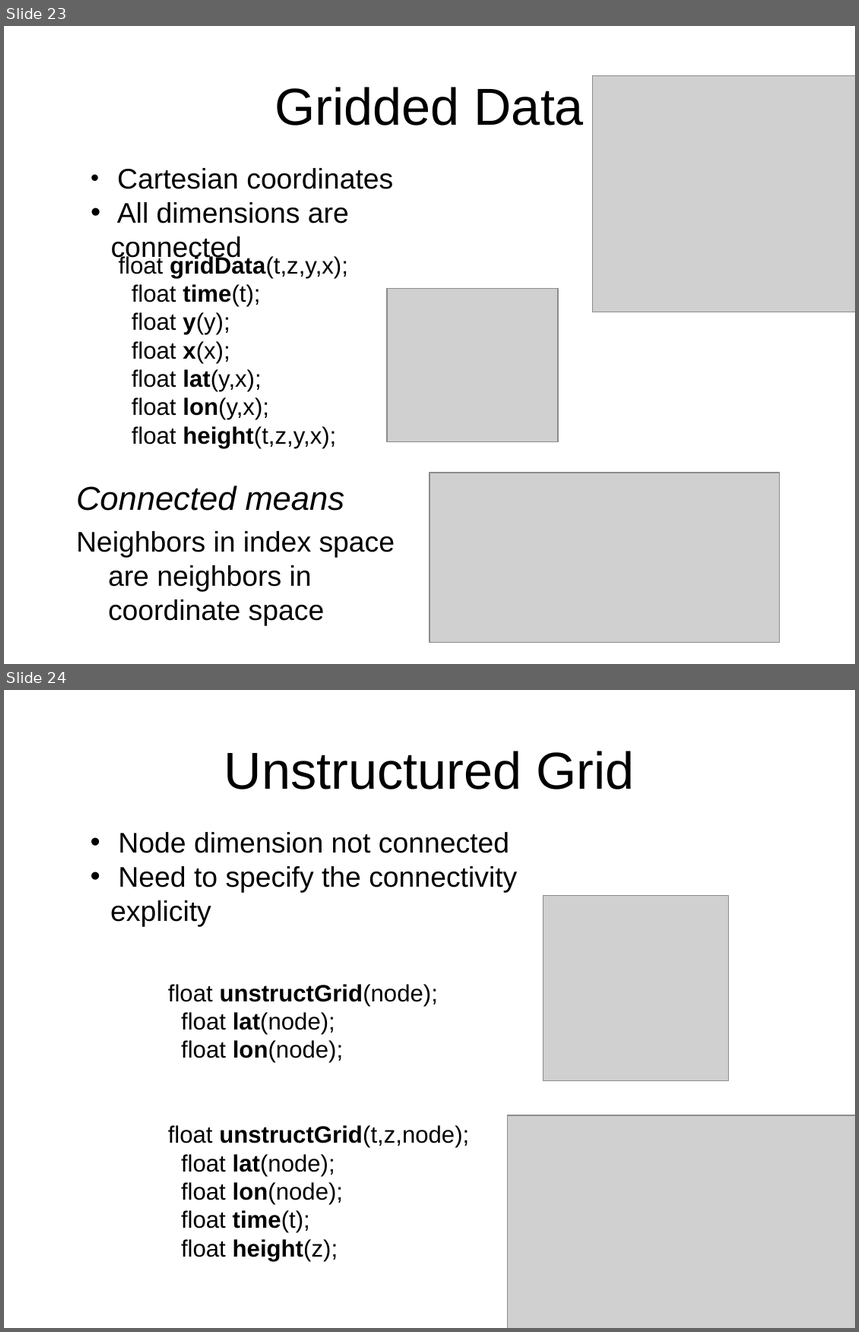
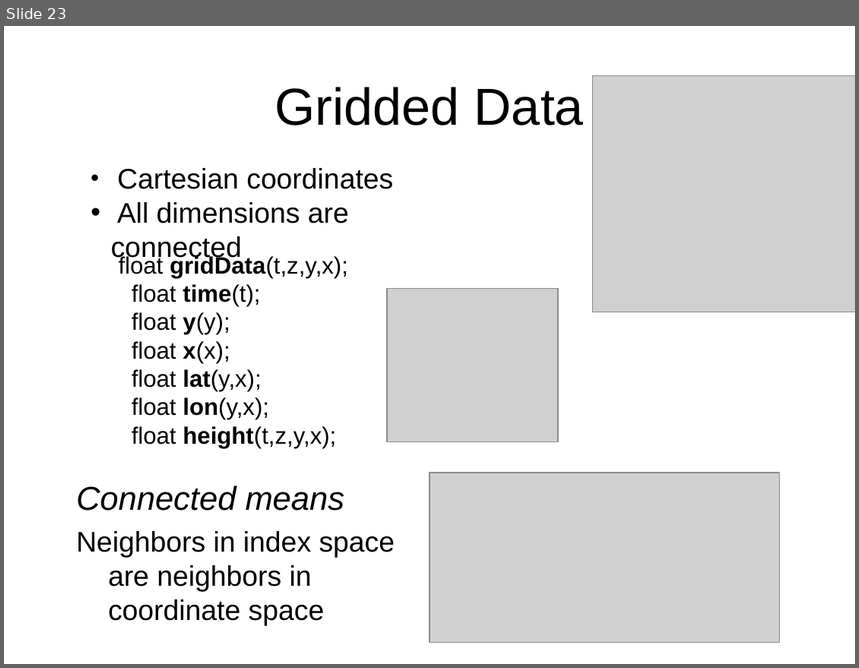
Before and after one commit to ooici-eoi/THREDDS, a slide deck: docs/web/netcdf-java/site/tutorial/CDMoverview.ppt. Shown one above the other, each under a label of ours: slides 23 and 24 before the commit, slide 23 after it. The pictures are 859x1332 and 859x668 pixels, drawn with LibreOffice and Linux fonts; fonts in the diff are those of the drawing; grey boxes stand for pictures; background and template pictures are left out. Boxes give left, top, right and bottom in pixels: in the first picture for what was removed or moved away, otherwise in the second. Text is boxed around its words. In the diff, an @@ line names an element or a change of style, - is before the commit and + after.

```diff
--- a/docs/web/netcdf-java/site/tutorial/CDMoverview.ppt
+++ b/docs/web/netcdf-java/site/tutorial/CDMoverview.ppt
@@ slide 24 removed at (x1=4, y1=690, x2=855, y2=1328), background picture (left out) @@
@@ title removed at (x1=224, y1=751, x2=634, y2=790) @@
-Unstructured Grid
@@ text removed at (x1=110, y1=832, x2=517, y2=926) @@
-• Node dimension not connected
-• Need to specify the connectivity explicity
@@ picture removed at (x1=543, y1=896, x2=728, y2=1081) @@
@@ text removed at (x1=168, y1=984, x2=438, y2=1063) @@
-float unstructGrid(node);
-float lat(node);
-float lon(node);
@@ picture removed at (x1=508, y1=1116, x2=855, y2=1328) @@
@@ text removed at (x1=168, y1=1125, x2=469, y2=1262) @@
-float unstructGrid(t,z,node);
-float lat(node);
-float lon(node);
-float time(t);
-float height(z);
```
Also in this commit, not shown: 2 slides changed, 6 other files.
